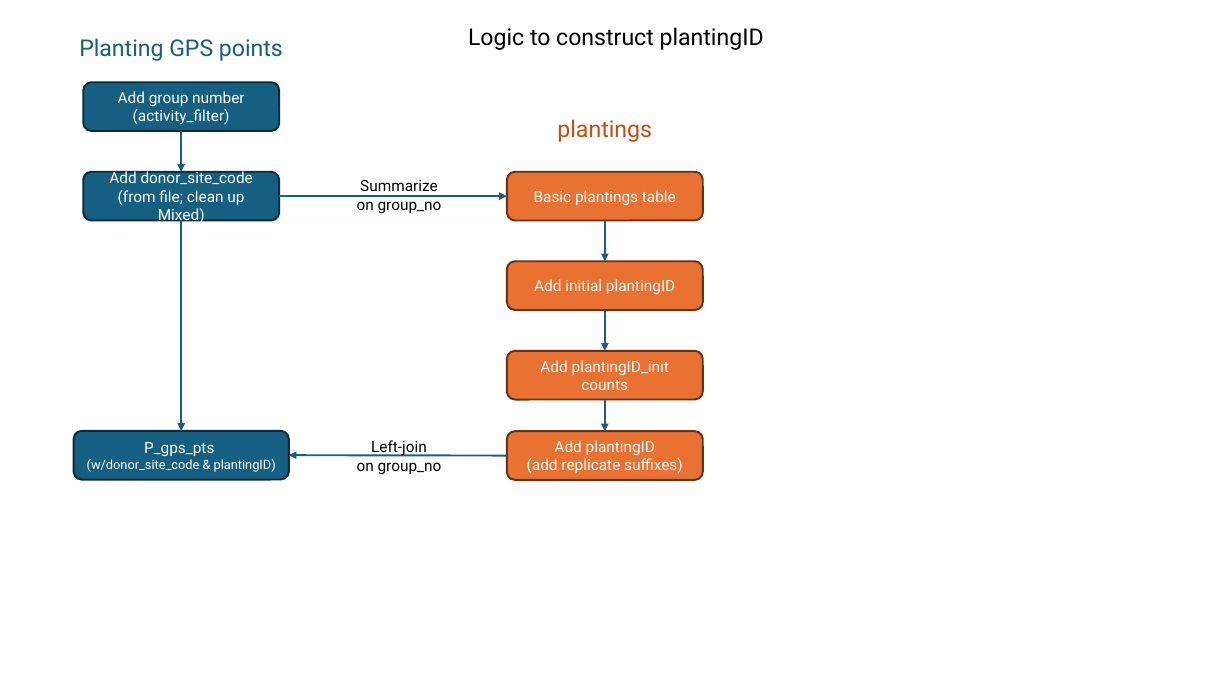
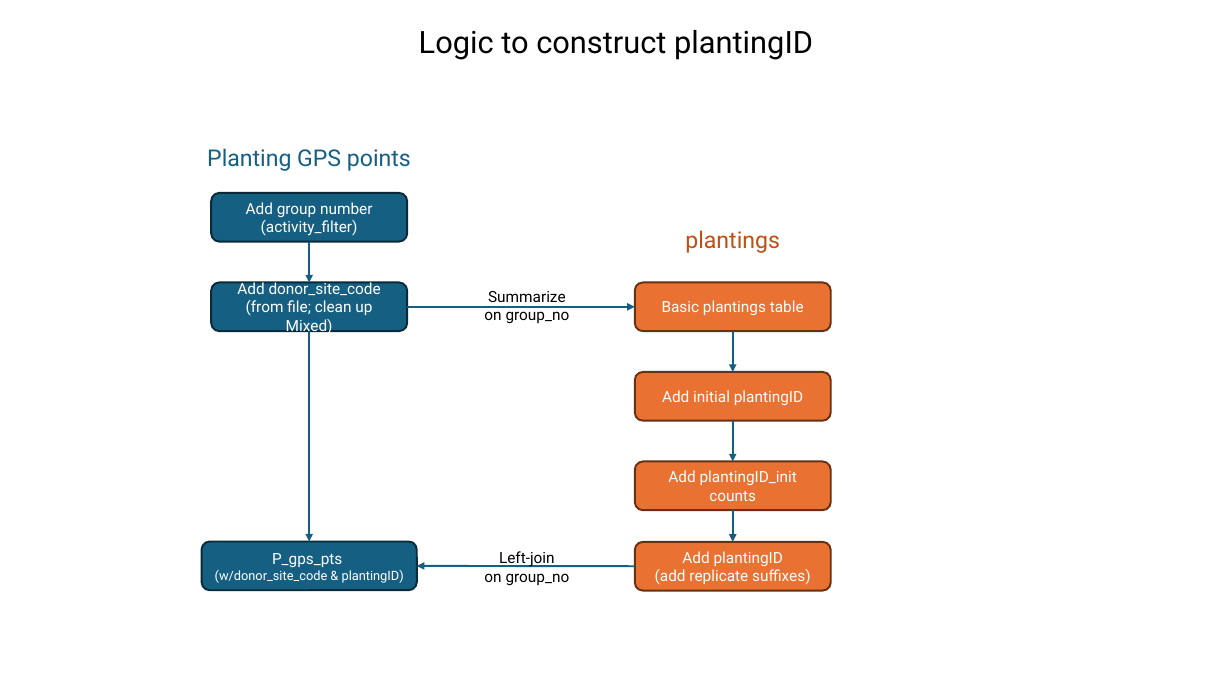
Before and after one commit to WA-Nearshore/seagrass-restoration-processing, a slide deck: slide 3 of docs/seagrass_restoration_storymap_notes.pptx. Drawn at 1232x693 pixels with LibreOffice and Linux fonts; fonts in the diff are those of the drawing. Boxes give left, top, right and bottom in pixels: in the first picture for what was removed or moved away, otherwise in the second. Text is boxed around its words. In the diff, an @@ line names an element or a change of style, - is before the commit and + after.

Commit message:
Working on planting table creation.

```diff
--- a/docs/seagrass_restoration_storymap_notes.pptx
+++ b/docs/seagrass_restoration_storymap_notes.pptx
@@ text "Logic to construct plantingID" at [419,30,813,60]: size 18 to 24 pt @@
@@ 7 arrows, 6 rounded rectangles, 2 texts: place and size @@
-7 arrows, 6 rounded rectangles, 2 texts at [83,82,703,481]
+7 arrows, 6 rounded rectangles, 2 texts at [212,193,831,591]
@@ 2 texts, 1 rounded rectangle: place and size @@
-2 texts, 1 rounded rectangle at [74,38,652,480]
+2 texts, 1 rounded rectangle at [201,148,780,591]
```
Also in this commit, not shown: 4 other slides changed, 1 slide added, 10 other files.
